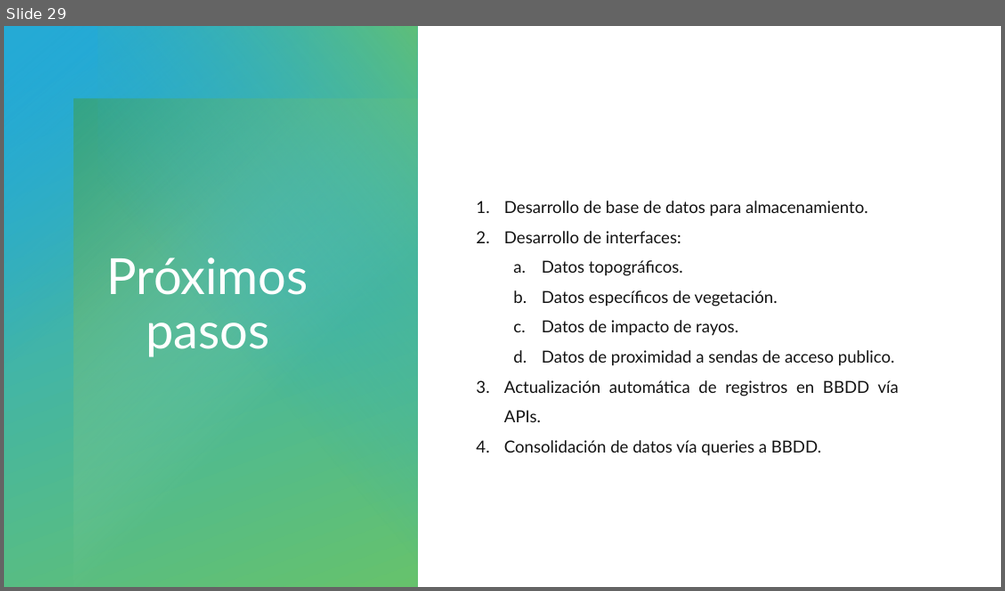
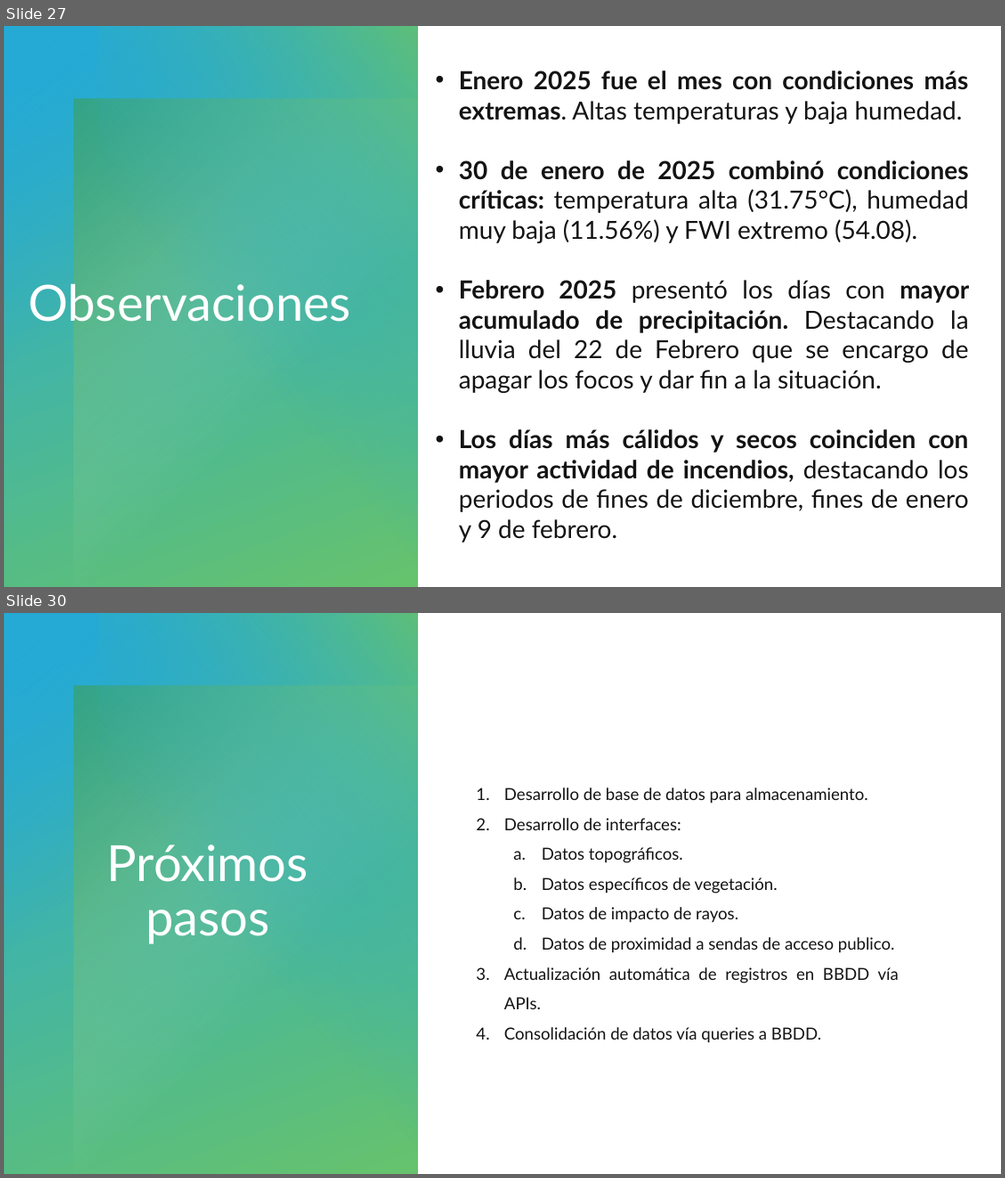
Before and after one commit to HunterCitto/199---Seminario-Final, a slide deck: docs/Entregas/Presentación/Incendios forestales de la Patagonia Andina - Pública.pptx. Shown one above the other, each under a label of ours: slide 29 before the commit, slides 27 and 30 after it; the slides between them are not shown. The pictures are 1005x591 and 1005x1178 pixels, drawn with LibreOffice and Linux fonts; fonts in the diff are those of the drawing. Boxes give left, top, right and bottom in pixels: in the first picture for what was removed or moved away, otherwise in the second. Text is boxed around its words. In the diff, an @@ line names an element or a change of style, - is before the commit and + after.

```diff
--- a/docs/Entregas/Presentación/Incendios forestales de la Patagonia Andina - Pública.pptx
+++ b/docs/Entregas/Presentación/Incendios forestales de la Patagonia Andina - Pública.pptx
@@ slide 27 added at (4,26,1001,587), background #FFFFFF; not listed: 4 template elements that a slide beside it also shows @@
@@ text added at (459,70,969,542), 24 pt, text #131313 @@
+• Enero 2025 fue el mes con condiciones más extremas. Altas temperaturas y baja humedad.
+• 30 de enero de 2025 combinó condiciones críticas: temperatura alta (31.75°C), humedad muy baja (11.56%) y FWI extremo (54.08).
+• Febrero 2025 presentó los días con mayor acumulado de precipitación. Destacando la lluvia del 22 de Febrero que se encargo de apagar los focos y dar fin a la situación.
+• Los días más cálidos y secos coinciden con mayor actividad de incendios, destacando los periodos de fines de diciembre, fines de enero y 9 de febrero.
@@ text added at (28,284,351,321), 48 pt, text #FFFFFF @@
+Observaciones
@@ what was slide 29 is now slide 30 @@
```
Also in this commit, not shown: 8 slides changed, 8 other slides added, 8 slides removed, 7 other files.
